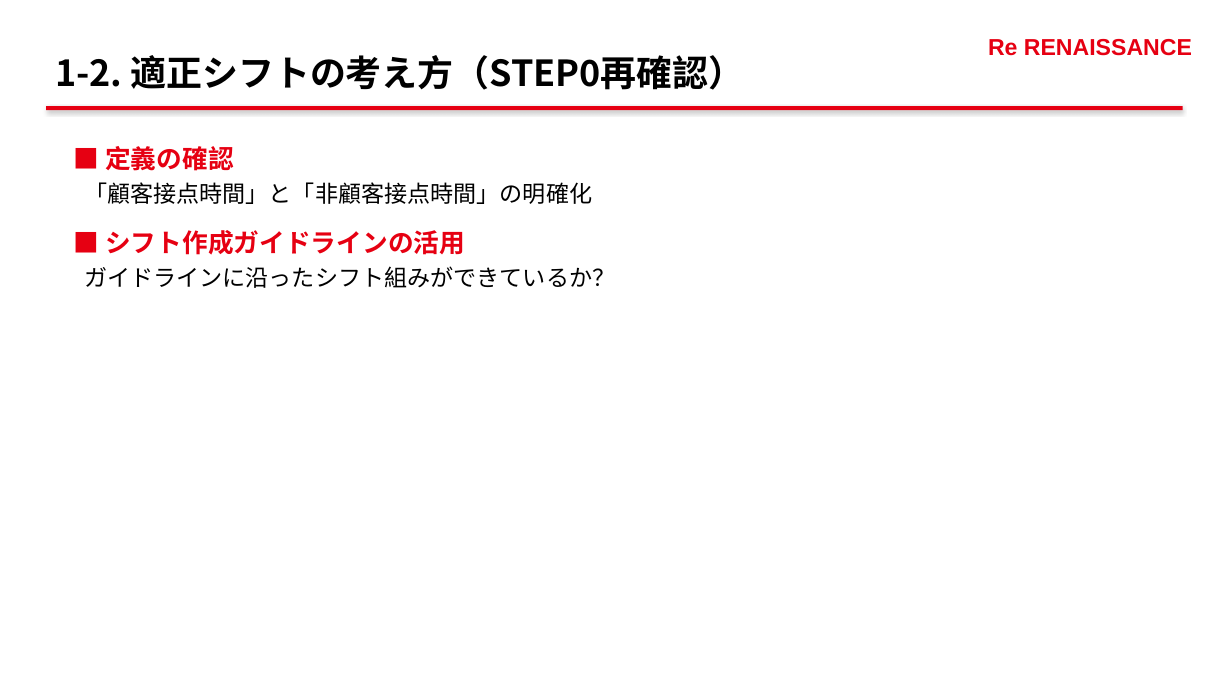
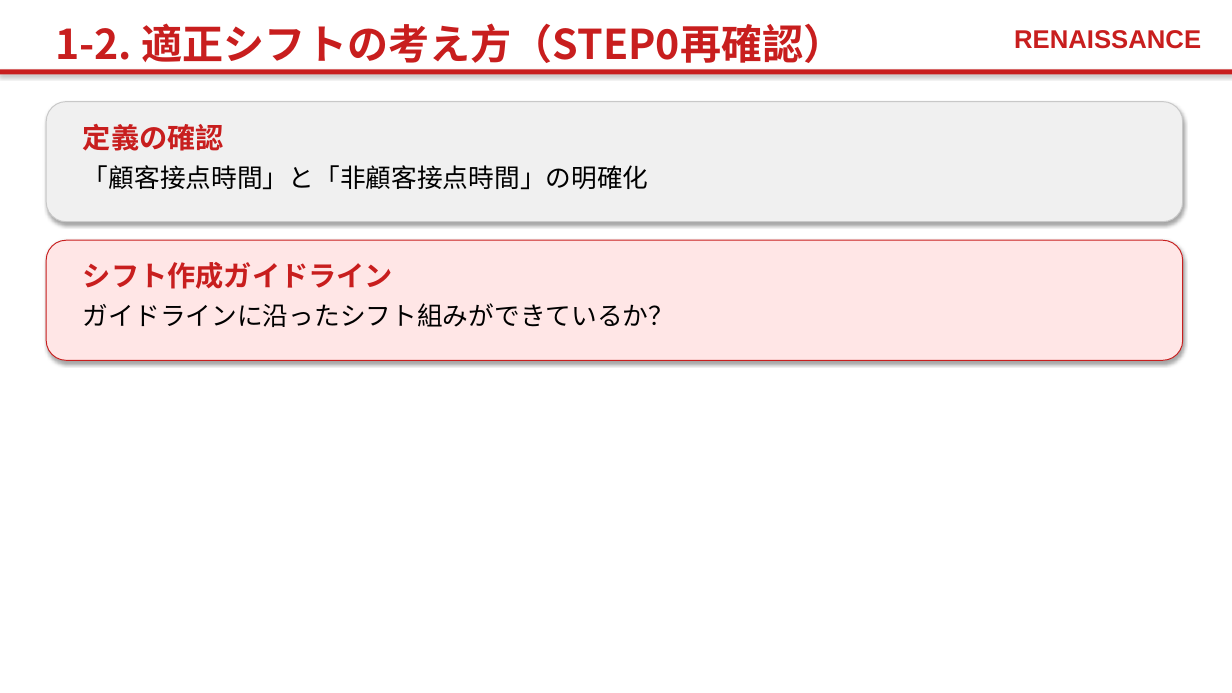
Before and after one commit to pippo2734/my-claude-skills, a slide deck: slide 8 of RURA_followup_mtg.pptx. Drawn at 1232x693 pixels with LibreOffice and Linux fonts; fonts in the diff are those of the drawing. Boxes give left, top, right and bottom in pixels: in the first picture for what was removed or moved away, otherwise in the second. Text is boxed around its words. In the diff, an @@ line names an element or a change of style, - is before the commit and + after.

```diff
--- a/RURA_followup_mtg.pptx
+++ b/RURA_followup_mtg.pptx
@@ text "1-2. 適正シフトの考え方（STEP0再確認）" moved from (x1=55, y1=55, x2=745, y2=90) to (x1=55, y1=23, x2=845, y2=70) @@
@@ text "1-2. 適正シフトの考え方（STEP0再確認）" at (x1=55, y1=23, x2=845, y2=70): size 28 to 32 pt, text colour #000000 to #C81E1E @@
@@ text at (x1=1014, y1=30, x2=1201, y2=49): text changed; size 18 to 20 pt; text colour #E60012 to #C81E1E @@
-Re RENAISSANCE
+RENAISSANCE
@@ rectangle resized from (x1=46, y1=106, x2=1183, y2=110) to (x1=0, y1=69, x2=1232, y2=75) @@
@@ rectangle at (x1=0, y1=69, x2=1232, y2=75): fill #E60012 to #C81E1E @@
@@ rounded rectangle added at (x1=46, y1=102, x2=1183, y2=222), fill #F0F0F0, outline #C8C8C8 0.75 pt @@
@@ text added at (x1=83, y1=124, x2=224, y2=151), 22 pt, text #C81E1E, bold @@
+定義の確認
@@ text at (x1=84, y1=146, x2=592, y2=255): paragraphs removed @@
-■ 定義の確認
-「顧客接点時間」と「非顧客接点時間」の明確化
-■ シフト作成ガイドラインの活用
@@ text added at (x1=83, y1=165, x2=649, y2=190), 20 pt, text #000000 @@
+「顧客接点時間」と「非顧客接点時間」の明確化
@@ rounded rectangle added at (x1=46, y1=240, x2=1183, y2=360), fill #FFE6E6, outline #C81E1E 0.75 pt @@
@@ text added at (x1=83, y1=262, x2=393, y2=289), 22 pt, text #C81E1E, bold @@
+シフト作成ガイドライン
@@ text "ガイドラインに沿ったシフト組みができているか？" moved from (x1=84, y1=146, x2=615, y2=288) to (x1=83, y1=303, x2=674, y2=327) @@
@@ text "ガイドラインに沿ったシフト組みができているか？" at (x1=83, y1=303, x2=674, y2=327): size 18 to 20 pt; less space between paragraphs @@
```
Also in this commit, not shown: 19 other slides changed, 1 other file.
